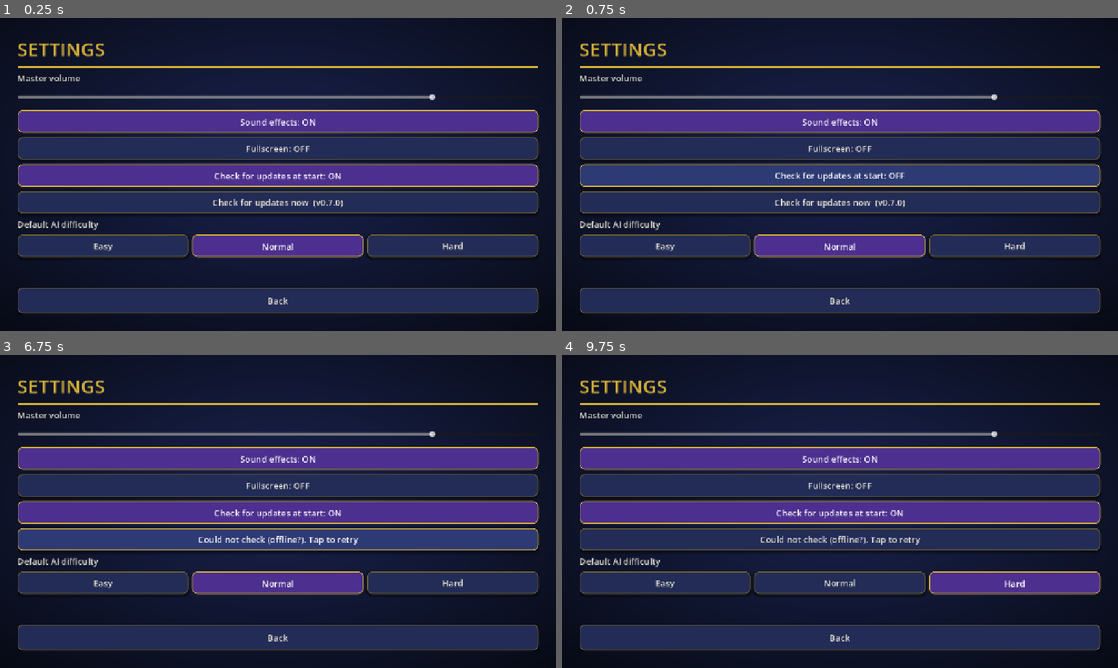
Above: before the commit, frames 1-4 (two rows, left to right).
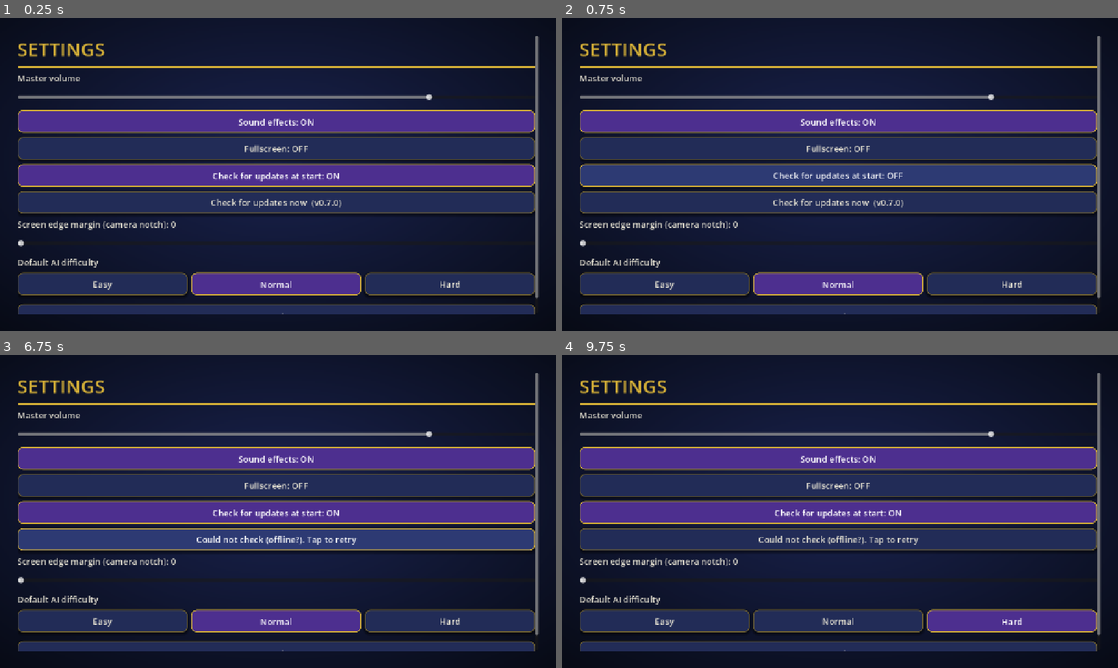
Above: after the commit, the same moments.

Repository: regi4nt/MultiverseDominion
Game: Godot game, scene res://scenes/settings/settings.tscn
Two runs of this game, one before a commit and one after it. Both use one fixed random seed, a clock stepped at 60 frames per second and the inputs below. This scene is started directly instead of the project's main scene.
Inputs:
- Up to frame 1 (0.25 s): no input
- Up to frame 2 (0.75 s): click "Check for updates at start: ON" at 0.5 s
- Up to frame 3 (6.75 s): click "Check for updates at start: O…" at 1.25 s; click "Check for updates at start: ON" at 2 s; click "Check for updates at start: O…" at 2.75 s; click "Easy" at 3.5 s; click "Easy" at 4.25 s; click "Normal" at 5 s; click "Normal" at 5.75 s; click "Check for updates now (v0.7.0)" at 6.5 s
- Up to frame 4 (9.75 s): click "Could not check (offline?). T…" at 7.25 s; click "Could not check (offline?). T…" at 8 s; click "Could not check (offline?). T…" at 8.75 s; click "Hard" at 9.5 s

The runs differ from the first frame. In frame 1, 19% of the frame differs, in the area x 3-97%, y 5-95%; in frame 2, 19%; in frame 3, 19%; in frame 4, 19%.

Commit message:
up

Diff:
--- a/scripts/ui/settings.gd
+++ b/scripts/ui/settings.gd
@@ -62,6 +62,26 @@
 	_chk_btn.pressed.connect(_on_check_pressed)
 	box.add_child(_chk_btn)
 
+	# Extra left / right margin for phones whose camera notch still covers content in landscape.
+	var em_lbl := UiTheme.make_label("")
+	box.add_child(em_lbl)
+	var em_slider := HSlider.new()
+	em_slider.min_value = 0
+	em_slider.max_value = 120
+	em_slider.step = 4
+	var em_cur = SaveManager.get_setting("edge_margin")
+	em_slider.value = float(em_cur) if em_cur != null else 0.0
+	em_slider.custom_minimum_size = Vector2(0, 40)
+	em_slider.scrollable = false
+	em_lbl.text = "Screen edge margin (camera notch): %d" % int(em_slider.value)
+	em_slider.value_changed.connect(func(v: float):
+		SaveManager.set_setting("edge_margin", int(v), false)
+		em_lbl.text = "Screen edge margin (camera notch): %d" % int(v)
+		get_tree().root.size_changed.emit())  # every margin container re-reads the insets
+	em_slider.drag_ended.connect(func(_changed: bool): SaveManager.save_game())
+	em_slider.tree_exiting.connect(func(): SaveManager.save_game())
+	box.add_child(em_slider)
+
 	box.add_child(UiTheme.make_label("Default AI difficulty"))
 	var row := HBoxContainer.new()
 	row.add_theme_constant_override("separation", 8)
--- a/scripts/ui/ui_theme.gd
+++ b/scripts/ui/ui_theme.gd
@@ -154,11 +154,66 @@
 	return r
 
 
+## Left / right insets (in UI units) that keep content clear of the camera cutout (notch / punch hole) and
+## system bars in full-screen (immersive) mode. The background stays full-bleed; only the content is inset.
+static func safe_insets() -> Vector2:
+	var tree := Engine.get_main_loop() as SceneTree
+	if tree == null or DisplayServer.get_name() == "headless":
+		return Vector2.ZERO
+	var win := Vector2(DisplayServer.window_get_size())
+	var vis := tree.root.get_visible_rect().size
+	if win.x <= 0.0 or win.y <= 0.0 or vis.x <= 0.0:
+		return Vector2.ZERO
+	var scale := win.x / vis.x  # window pixels per UI unit (stretch mode canvas_items, aspect expand: uniform)
+	var left := 0.0
+	var right := 0.0
+	var safe := Rect2(DisplayServer.get_display_safe_area())
+	if safe.size.x > 0.0 and safe.size.y > 0.0:
+		left = maxf(0.0, safe.position.x)
+		right = maxf(0.0, win.x - safe.end.x)
+	# Cutouts that touch the left / right edge (landscape camera bezel), in case the safe area does not include them.
+	for cut in DisplayServer.get_display_cutouts():
+		var r := Rect2(cut)
+		if r.size.x <= 0.0 or r.size.y <= 0.0:
+			continue
+		if r.position.x <= win.x * 0.25:
+			left = maxf(left, r.end.x)
+		elif r.end.x >= win.x * 0.75:
+			right = maxf(right, win.x - r.position.x)
+	# Older phones (e.g. OPPO A3s on Android 8.1, A11k) have a waterdrop notch but report no cutout / safe area.
+	# On a long Android screen with no reported insets, assume the notch could sit on either short edge.
+	if OS.get_name() == "Android" and left <= 0.0 and right <= 0.0 and win.x / win.y >= 1.9:
+		left = win.y * 0.06
+		right = win.y * 0.06
+	# Manual extra margin from Settings ("Screen edge margin"), in UI units, for any device that still overlaps.
+	var extra := 0.0
+	var em: Variant = SaveManager.get_setting("edge_margin")
+	if em != null:
+		extra = clampf(float(em), 0.0, 120.0)
+	# Cap: a bogus value must never squeeze the layout.
+	return Vector2(minf(left / scale, 160.0) + extra, minf(right / scale, 160.0) + extra)
+
+
+## Full-rect margin container. Left / right margins grow by the display's safe-area insets and follow
+## window changes (rotation, fold, resize).
 static func make_margin(px: int) -> MarginContainer:
 	var m := MarginContainer.new()
 	m.set_anchors_and_offsets_preset(Control.PRESET_FULL_RECT)
-	for side in ["left", "right", "top", "bottom"]:
-		m.add_theme_constant_override("margin_" + side, px)
+	m.add_theme_constant_override("margin_top", px)
+	m.add_theme_constant_override("margin_bottom", px)
+	var apply := func() -> void:
+		if not is_instance_valid(m):
+			return
+		var ins := safe_insets()
+		m.add_theme_constant_override("margin_left", px + int(ceil(ins.x)))
+		m.add_theme_constant_override("margin_right", px + int(ceil(ins.y)))
+	apply.call()
+	var tree := Engine.get_main_loop() as SceneTree
+	if tree != null:
+		tree.root.size_changed.connect(apply)
+		m.tree_exited.connect(func() -> void:
+			if tree.root.size_changed.is_connected(apply):
+				tree.root.size_changed.disconnect(apply))
 	return m
 
 
